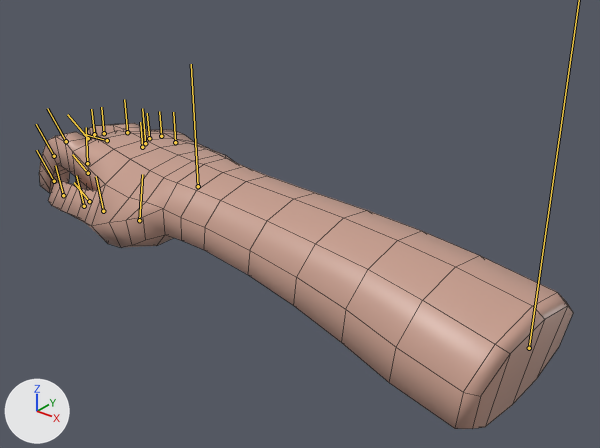
The FBX model Assets/3D_Objekte/Animation/Ease_in.fbx, before and after one commit.
Rendered twice from a 50 mm camera at (0.329, -0.334, 0.225) aimed at (0.02, 0.053, -0.014). The lights are fixed; the arrows at lower left show +X, +Y and +Z. Both versions are drawn at frame 905 of the action 'Vases_GJ11'; the numbers are the values there. The bones that bend it are drawn over the model as lines. Mesh edges are drawn as thin lines.

In view in the first picture: 'AnatomyHandHumanMale:hand_basemesh.001'.
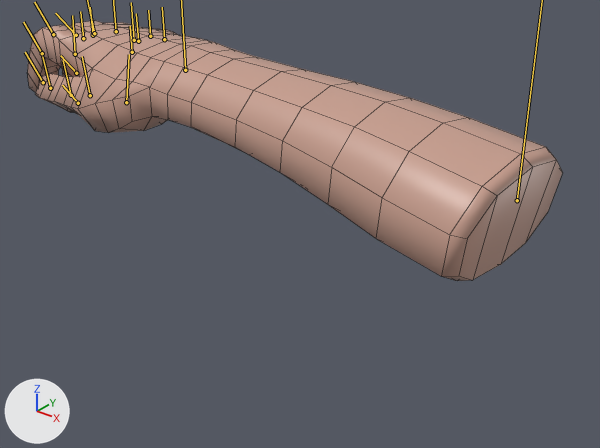
Boxes [x1, y1, x2, y2] around the edits, measured in the pictures (600 x 448 px):
'AnatomyHandHumanMale:hand_basemesh.001', posed (15% shorter)
    before: [39, 123, 573, 429]
    after: [28, 20, 562, 281]
bone 'joint6', root to tip
    before: (88, 138) to (67, 114)
    after: (76, 35) to (55, 13)

The edits, one by one:
Bone 'MainArmJoint' (bone_mainarmjoint) moves from (-2.69, 0.3, 12.27) to (-5.09, 7.49, 10.49).
Bone 'MiddleFinger' (bone_middlefinger) turns from (-7, -7, -92) to (-7, -7, 0) degrees about its own x, y and z.
Bone 'joint6' (bone_joint6) moves from (-2.3, 3.3, 0.15) to (0.0, 0.04, -0.39).
Bone 'joint6' (bone_joint6) turns from (8, 9, 28) to (-1, 16, -65) degrees about its own x, y and z.
